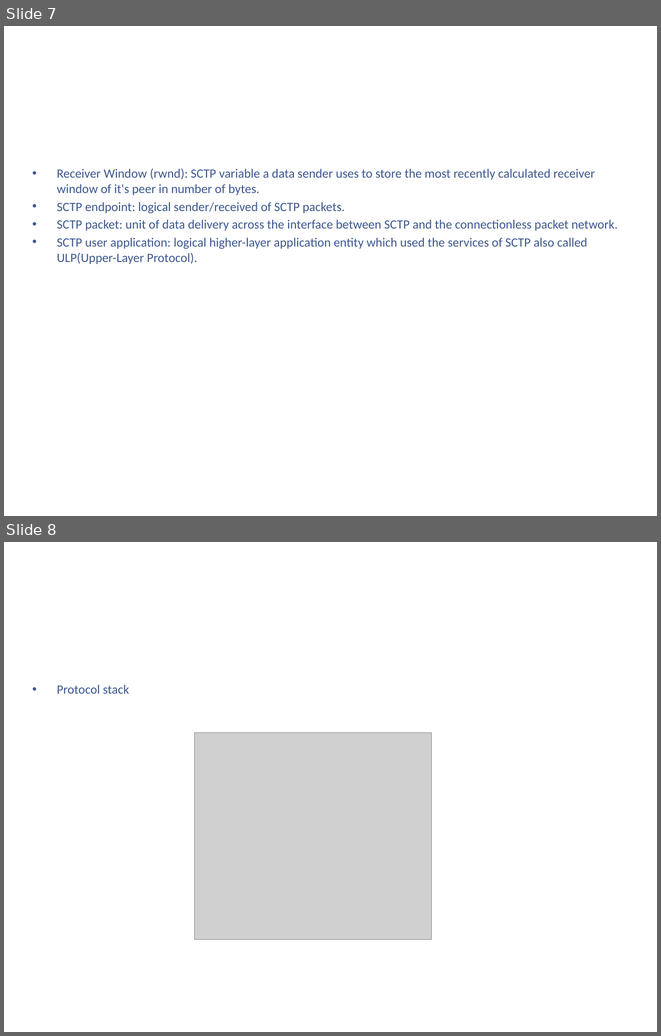
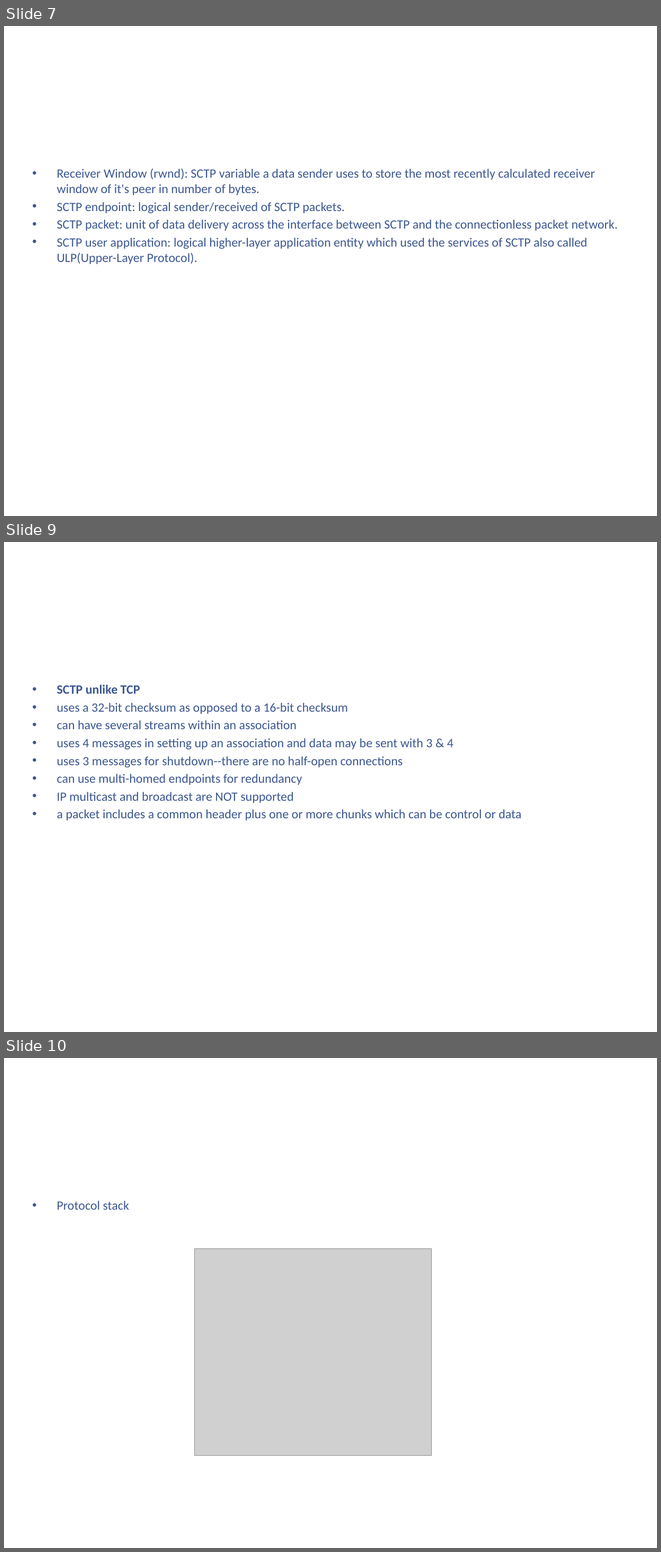
Before and after one commit to kenshincommon/ppts, a slide deck: Presentations/SCTP/SCTP.pptx. Shown one above the other, each under a label of ours: slides 7 and 8 before the commit, slides 7, 9 and 10 after it; the slides between them are not shown. The pictures are 661x1036 and 661x1552 pixels, drawn with LibreOffice and Linux fonts; fonts in the diff are those of the drawing; grey boxes stand for pictures; background and template pictures are left out. Boxes give left, top, right and bottom in pixels: in the first picture for what was removed or moved away, otherwise in the second. Text is boxed around its words. In the diff, an @@ line names an element or a change of style, - is before the commit and + after.

Commit message:
updated SCTP ppt

```diff
--- a/Presentations/SCTP/SCTP.pptx
+++ b/Presentations/SCTP/SCTP.pptx
@@ slide 9 added at [4,542,657,1032], background picture (left out) @@
@@ title added at [37,562,624,643], 44 pt, text #FFFFFF @@
+TCP vs SCTP (cont.)
@@ text added at [57,685,521,820], 14 pt, text #3C5790 @@
+• SCTP unlike TCP
+• uses a 32-bit checksum as opposed to a 16-bit checksum
+• can have several streams within an association
+• uses 4 messages in setting up an association and data may be sent with 3 & 4
+• uses 3 messages for shutdown--there are no half-open connections
+• can use multi-homed endpoints for redundancy
+• IP multicast and broadcast are NOT supported
+• a packet includes a common header plus one or more chunks which can be control or data
@@ what was slide 8 is now slide 10 @@
```
Also in this commit, not shown: 1 slide changed, 1 other slide added.
